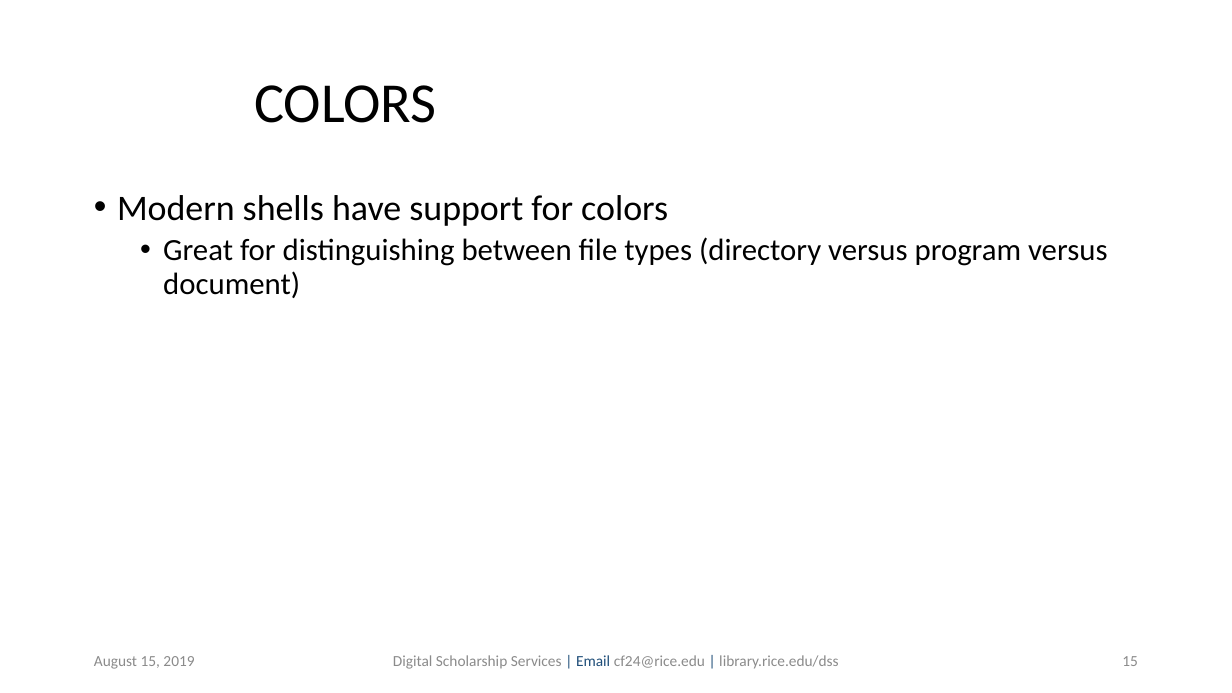
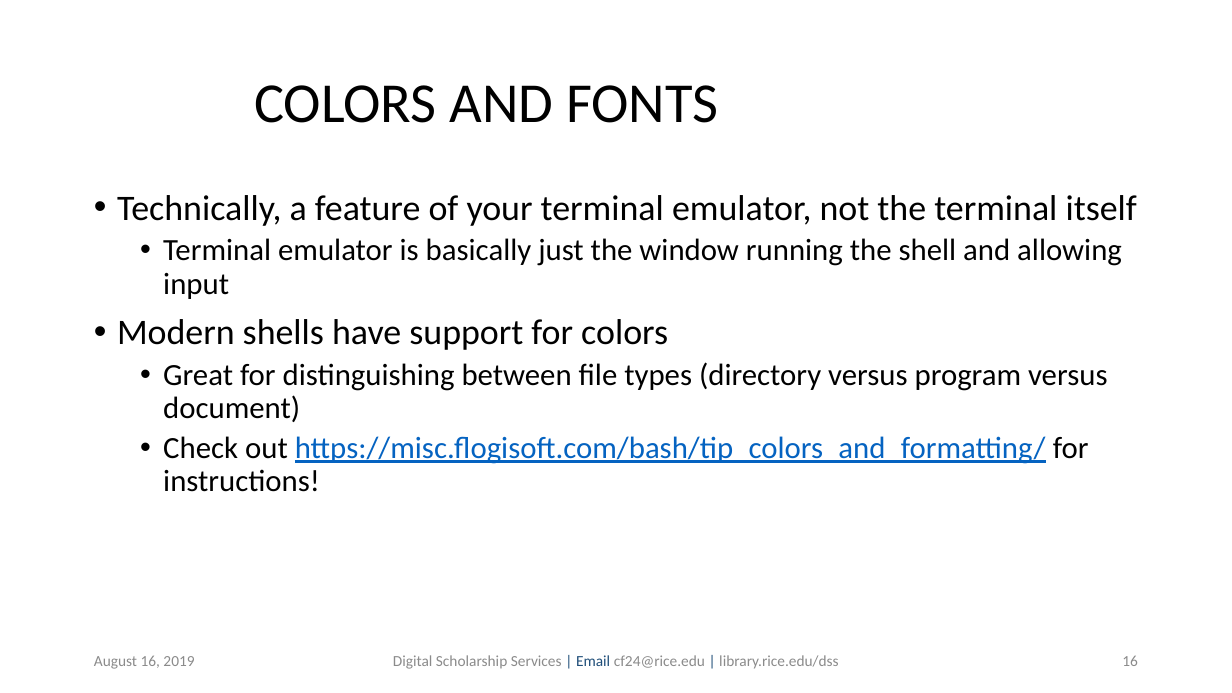
Before and after one commit to bakitybacon/rice-data-and-donuts, a slide deck: slide 16 of bash/Introduction to Bash.pptx (slide 15 before the commit). Drawn at 1232x693 pixels with LibreOffice and Linux fonts; fonts in the diff are those of the drawing; background and template pictures are left out. Boxes give left, top, right and bottom in pixels: in the first picture for what was removed or moved away, otherwise in the second. Text is boxed around its words. In the diff, an @@ line names an element or a change of style, - is before the commit and + after.

```diff
--- a/bash/Introduction to Bash.pptx
+++ b/bash/Introduction to Bash.pptx
@@ title at [254,85,718,123]: text changed @@
-COLORS
+COLORS AND FONTS
@@ text at [117,195,1137,299]: paragraphs added @@
+• Technically, a feature of your terminal emulator, not the terminal itself
+  • Terminal emulator is basically just the window running the shell and allowing input
@@ text at [163,436,1089,492]: paragraph added @@
+  • Check out https://misc.flogisoft.com/bash/tip_colors_and_formatting/ for instructions!
@@ text at [94,655,194,669]: text changed @@
-August 15, 2019
+August 16, 2019
@@ page number at [1122,655,1138,666]: text changed @@
-15
+16
```
Also in this commit, not shown: 42 other slides changed, 1 slide added.
